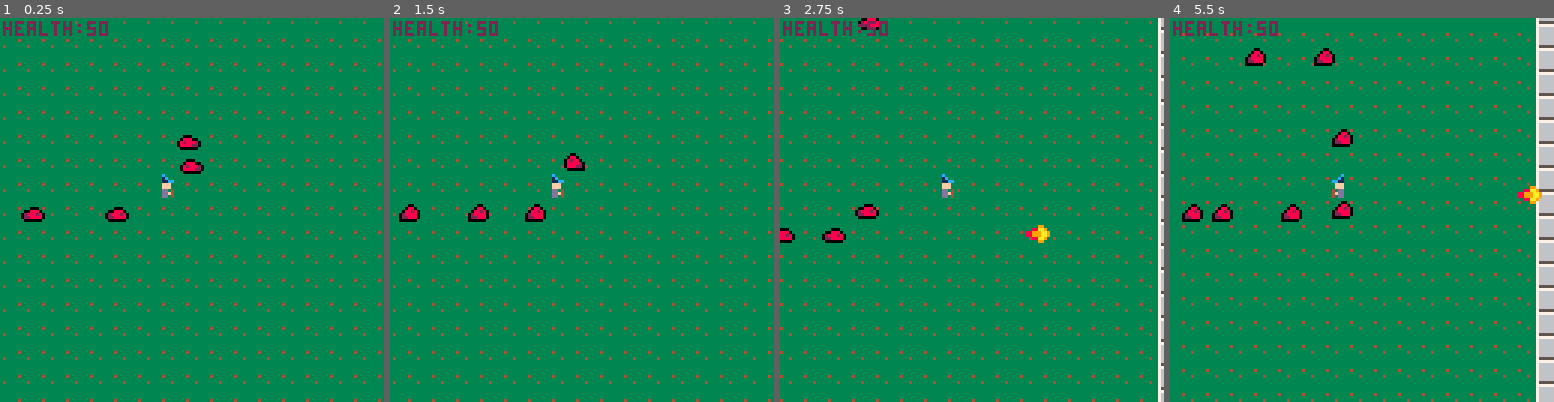
Above: before the commit, frames 1-4 (left to right).
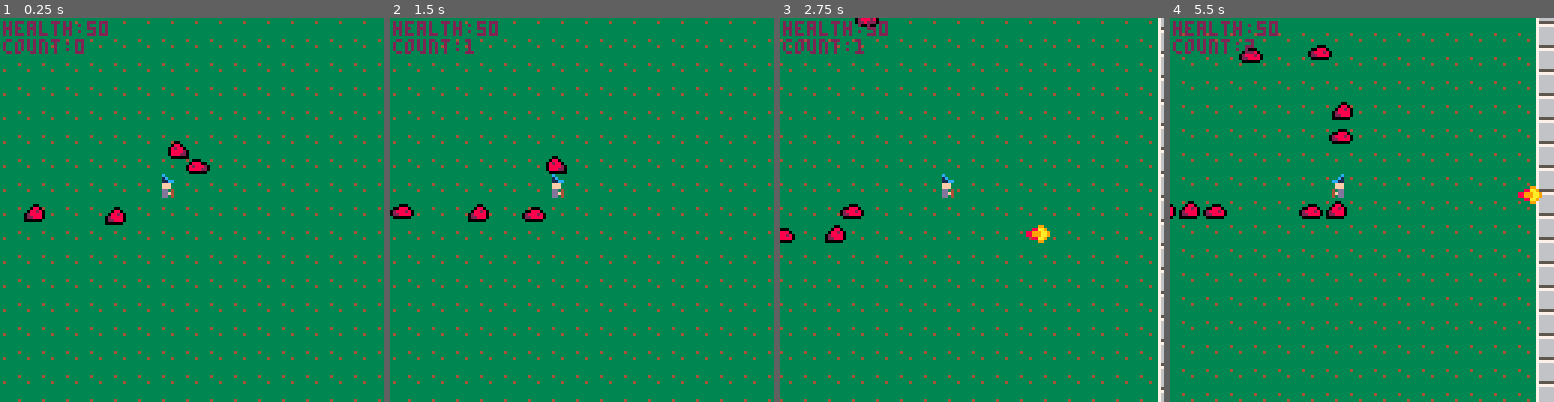
Above: after the commit, the same moments.

Repository: CRBroughton/pico-survivors
Game: PICO-8 cartridge pico-survivors.p8
Two runs of this game, one before a commit and one after it. Both use one fixed random seed, a clock stepped at 60 frames per second and the inputs below.
Inputs:
- Up to frame 1 (0.25 s): no input
- Up to frame 2 (1.5 s): no input
- Up to frame 3 (2.75 s): hold Right 1.6-2.1 s; hold Up 2.15-2.42 s; hold Right from 2.47 s (still down)
- Up to frame 4 (5.5 s): release Right at 3.03 s; hold Left 3.08-3.58 s; hold Down 3.63-3.97 s; hold Right 4.02-4.68 s; hold Up 4.73-5.03 s; hold Left from 5.08 s (still down)

The runs differ from the first frame. In frame 1, 1.1% of the frame differs, in the area x 0-55%, y 5-54%; in frame 2, 1.1%; in frame 3, 0.8%; in frame 4, 2.2%, in the area x 0-48%, y 5-54%.

Commit message:
feat: :sparkles: tracking enemies killed, need better spawning mechanisms for waves

Diff:
--- a/main.lua
+++ b/main.lua
@@ -55,6 +55,8 @@
             end
 
             print("health:" .. player.health, uiX, uiY, 2)
+            print("count:" .. player.enemyCount, uiX, uiY + 6, 2)
+
         end
 
         return self
@@ -105,15 +107,33 @@
             end
         end
 
+        function tablelength(T)
+            local count = 0
+            for _ in pairs(T) do count = count + 1 end
+            return count
+          end
+
+        -- need to figure out the conditions under which enemies spawn
         function self.createWave(waveNumber)
-            local id = 0
-            for i = 1, 10 do
+            if tablelength(enemies) < 20 then
                 local x, y = createEnemyCoords()
                 add(enemies, {
                     x = x,
                     y = y,
-                    id = 0,
                     sprites = { 50, 51 },
+                    tick = 0,
+                    step = 8,
+                    frame = 1,
+                    facing = 'left'
+                })
+            end
+            local a = time()
+            if a > 10 and tablelength(enemies) >= 15 and tablelength(enemies) <= 20 then
+                local x, y = createEnemyCoords()
+                add(enemies, {
+                    x = x,
+                    y = y,
+                    sprites = { 52, 53 },
                     tick = 0,
                     step = 8,
                     frame = 1,
@@ -216,6 +236,7 @@
 
             if xd < xs and yd < ys then
                 hit = true
+                player.incrementEnemyCount()
             end
             return hit
         end
@@ -265,6 +286,7 @@
     player = {}
     player.new = function ()
         local self = {
+            enemyCount = 0,
             health = 50,
             x = 128,
             y = 128,
@@ -287,6 +309,10 @@
             }
         }
 
+        function self.incrementEnemyCount()
+            self.enemyCount += 1
+        end
+
         function self.decreaseHealth()
             if self.health > 0 then
                 self.health -= 1
@@ -350,7 +376,6 @@
     projectiles = projectiles.new()
     enemies = enemies.new(player, projectiles)
 
-    enemies.createWave()
     ui = ui.new(player)
 end
 
@@ -358,6 +383,7 @@
     player.move()
     projectiles.update()
     enemies.update()
+    enemies.createWave()
 end
 
 function _draw()
